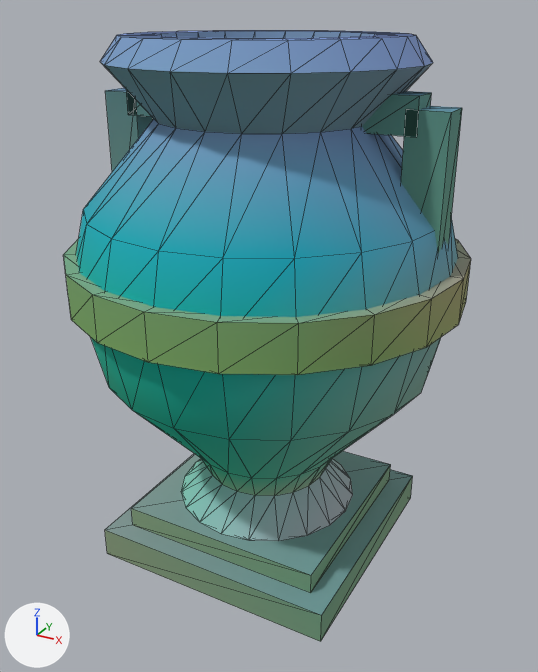
Two versions of the glTF model assets/kit/urn.glb, one commit apart.
One viewpoint serves both versions: a 50 mm camera at (0.636, -1.148, 1.018) aimed at (0.012, -0.013, 0.451). The lights are fixed; the arrows at lower left show +X, +Y and +Z. The older version comes first. Mesh edges are drawn as thin lines. Vertices at exactly the same position are counted once.

Names of what the first picture shows: 'urn', 'urn_band', 'urn_plinth'.
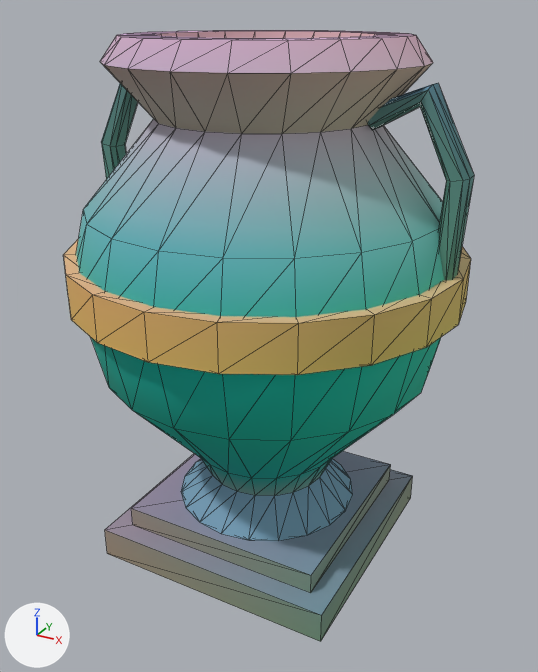
Edits to the bpy script that builds the scene:
```text
Change me_urn_plinth:
    used by ob_urn_plinth; location = (0.0, 0.0, 0.0)
    remove me_urn_plinth.from_pydata(...)  # 64 vertices, 96 faces; spans x -0.325..0.325, y -0.24..0.24, z 0.0..0.9
    add me_urn_plinth.from_pydata(...)  # 16 vertices, 24 faces; spans x -0.24..0.24, y -0.24..0.24, z 0.0..0.1
    me_urn_plinth part 1: 6 loose pieces with 48 vertices, spanning x -0.325..0.325, y -0.028..0.028, z 0.54..0.9, are deleted
    me_urn_plinth part 2: 24 kept faces spanning x -0.24..0.24, y -0.24..0.24, z 0.0..0.1 get new vertex colours
Change me_urn:
    where me_urn.from_pydata(...)  # 220 vertices, 436 faces; spans x -0.35..0.35, y -0.35..0.35, z 0.1..0.98
    used by ob_urn; location = (0.0, 0.0, 0.0)
    me_urn part 3: 436 faces centred in x -0.334..0.334, y -0.334..0.334, z 0.1..0.98 are repainted in the vertex colours, in many colours
Change me_urn_band:
    where me_urn_band.from_pydata(...)  # 80 vertices, 160 faces; spans x -0.362..0.362, y -0.362..0.362, z 0.54..0.62
    used by ob_urn_band; location = (0.0, 0.0, 0.0)
    me_urn_band part 4: 55 faces centred in x -0.356..0.266, y -0.356..0.356, z 0.567..0.593 are repainted in the vertex colours; the middle colour goes from cyan #86d2ce to beige #fae3ce
    me_urn_band part 5: 26 faces centred in x -0.345..0.17, y -0.345..0.345, z 0.62 are repainted in the vertex colours; the middle colour goes from blue #86d3ff to pale pink #fedfff
    me_urn_band part 6: 14 faces centred in x 0.136..0.345, y -0.308..0.258, z 0.62 are repainted in the vertex colours; the middle colour goes from blue #a0c7ff to pale blue #ede2ff
    me_urn_band part 7: 25 faces centred in x 0.133..0.356, y -0.327..0.218, z 0.567..0.593 are repainted in the vertex colours; the middle colour goes from greyish cyan #9bc6bd to beige #e9e4bd
Add me_urn_handle_1:
    me_urn_handle_1.from_pydata(...)  # 40 vertices, 76 faces; spans x 0.183..0.358, y -0.022..0.022, z 0.511..0.916
    me_urn_handle_1.materials.append(mat_m_stone_dark)
Add me_urn_handle__1:
    me_urn_handle__1.from_pydata(...)  # 40 vertices, 76 faces; spans x -0.358..-0.183, y -0.022..0.022, z 0.511..0.916
    me_urn_handle__1.materials.append(mat_m_stone_dark)
Add ob_urn_handle_1:
    ob_urn_handle_1 = bpy.data.objects.new('urn_handle_1', me_urn_handle_1)
    ob_urn_handle_1.location = (0.0, 0.0, 0.0)
Add ob_urn_handle__1:
    ob_urn_handle__1 = bpy.data.objects.new('urn_handle_-1', me_urn_handle__1)
    ob_urn_handle__1.location = (0.0, 0.0, 0.0)
```

Location of each change, [x1, y1, x2, y2] in pixels of the pictures (538 x 672 px):
'urn_plinth', reshaped
    before: [105, 88, 462, 642]
    after: [105, 451, 413, 642]
'urn_handle_1', added (cyan)
    after: [367, 83, 474, 281]
'urn_handle_-1', added (cyan)
    after: [101, 83, 138, 179]
part 1 of me_urn_plinth, deleted (cyan)
    before: [105, 88, 462, 254]
part 2 of me_urn_plinth, recoloured
    both: [105, 451, 355, 602]
part 3 of me_urn, recoloured
    before: [76, 30, 458, 541]
    after: [76, 30, 444, 541]
part 4 of me_urn_band, recoloured (lighter)
    both: [64, 263, 219, 374]
part 5 of me_urn_band, recoloured
    both: [64, 240, 221, 322]
part 6 of me_urn_band, recoloured
    before: [217, 239, 471, 323]
    after: [217, 246, 471, 323]
part 7 of me_urn_band, recoloured (greyish cyan to beige)
    both: [217, 260, 471, 375]
